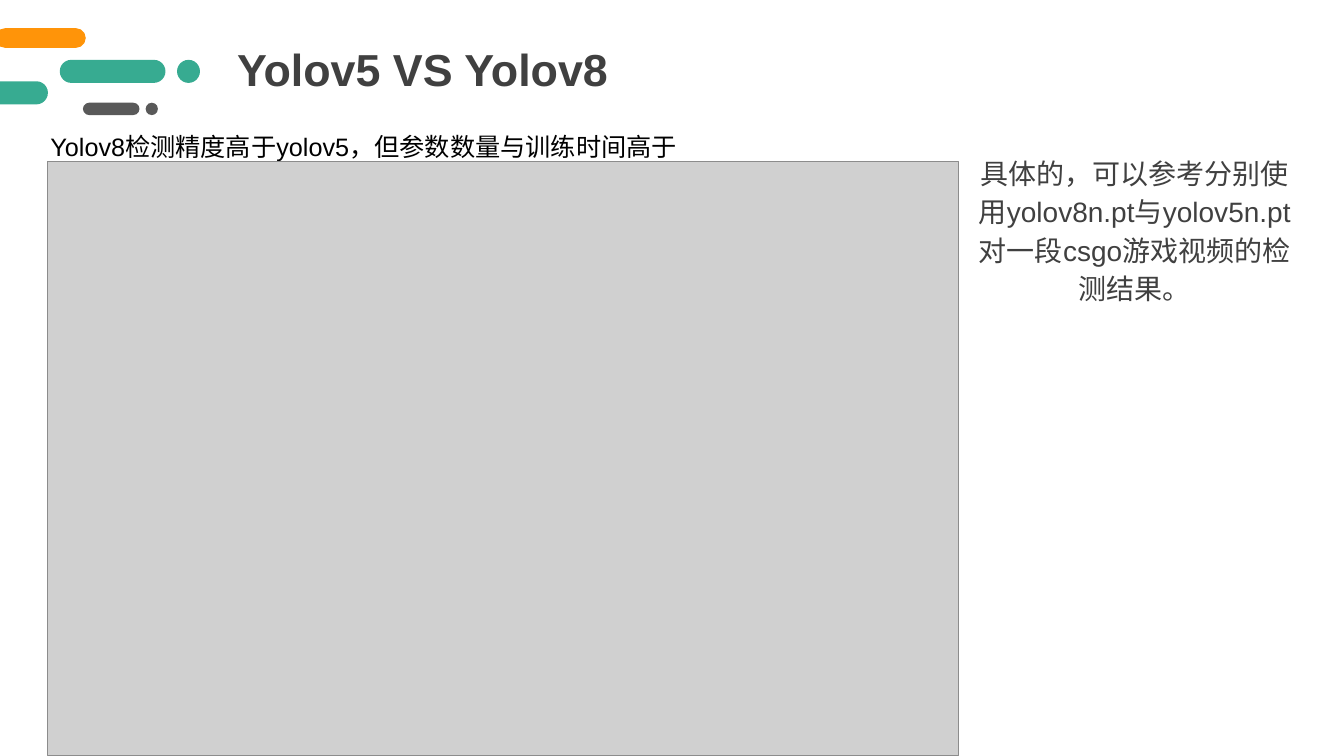
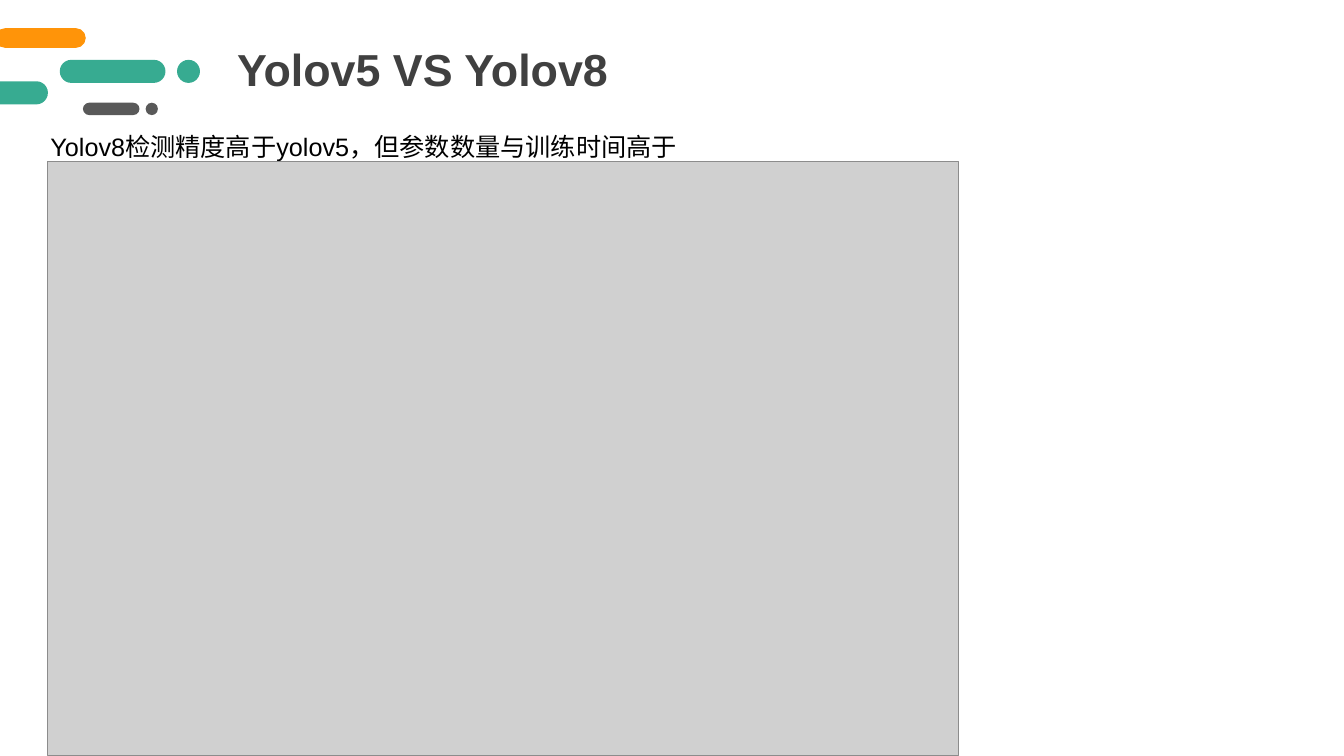
Before and after one commit to litterqi/yolov8_AimboT, a slide deck: slide 17 of AimboT.pptx. Drawn at 1344x756 pixels with LibreOffice and Linux fonts; fonts in the diff are those of the drawing; grey boxes stand for pictures. Boxes give left, top, right and bottom in pixels: in the first picture for what was removed or moved away, otherwise in the second. Text is boxed around its words. In the diff, an @@ line names an element or a change of style, - is before the commit and + after.

```diff
--- a/AimboT.pptx
+++ b/AimboT.pptx
@@ text removed at (979,160,1291,228) @@
-具体的，可以参考分别使用yolov8n.pt与yolov5n.pt对一段csgo游戏视频的检测结果。
```
Also in this commit, not shown: 2 other slides changed, 2 slides added.
